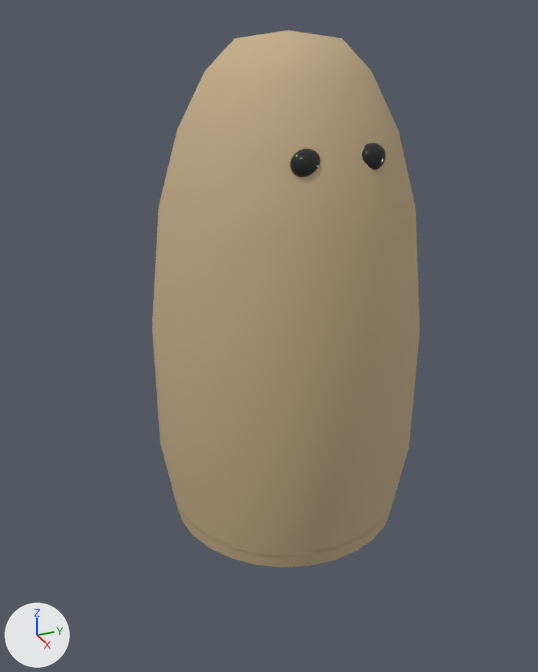
The glTF model assets/shared/costumes/costume_sack.glb as it was, and as the next commit left it.
Rendered twice from a 50 mm camera at (1.875, -0.899, 2.002) aimed at (-0.055, -0.03, 1.037). Arrows for +X, +Y and +Z are at lower left; the lights stay in place. The first picture is the older version.

Names of what the first picture shows: 'sack', 'tie' and 2 more.
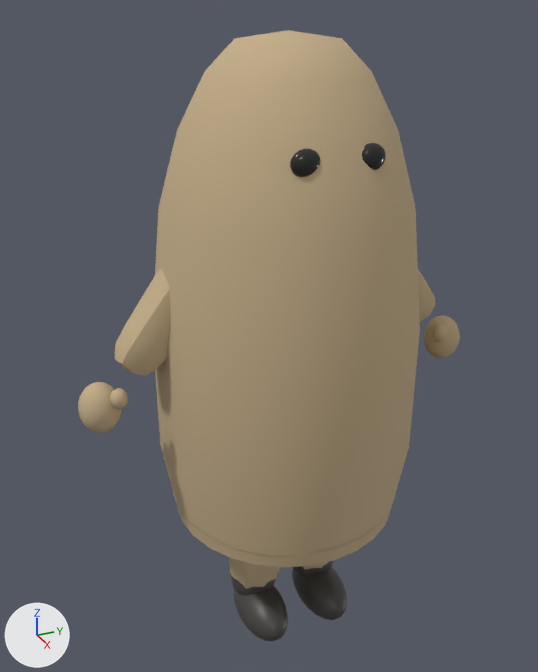
Changed parts and their boxes [x1, y1, x2, y2] in the pictures (538 x 672 px):
'suit', added (mostly hidden)
    after: [115, 269, 435, 589]
'bootR', added
    after: [234, 586, 288, 642]
'bootL', added
    after: [292, 568, 347, 620]
'mittR', added
    after: [78, 382, 121, 433]
'mittL', added
    after: [424, 315, 460, 358]
'ankleR', added
    after: [230, 574, 275, 596]
'thumbmR', added
    after: [110, 388, 128, 409]
'ankleL', added
    after: [293, 561, 333, 576]
'thumbmL', added
    after: [432, 324, 447, 342]

The change, as a diff of the scene's bpy script:
```diff
--- a/assets/shared/costumes/costume_sack.glb.py
+++ b/assets/shared/costumes/costume_sack.glb.py
@@ mat_boot @@
+mat_boot = bpy.data.materials.new('boot')
+# nodes: BsdfPrincipled, Mix, OutputMaterial, VertexColor
+# colours: dark grey #45423f, mixed with the vertex colours
@@ me_thumbmr @@
+me_thumbmr.from_pydata(...)  # a UV sphere (12 segments, 8 rings, poles along z) spanning x 0.033..0.083, y -0.5605..-0.5105, z 0.9584..1.0184
+me_thumbmr.materials.append(mat_sack)
@@ me_thumbml @@
+me_thumbml.from_pydata(...)  # a UV sphere (12 segments, 8 rings, poles along z) spanning x 0.033..0.083, y 0.5105..0.5605, z 0.9584..1.0184
+me_thumbml.materials.append(mat_sack)
@@ me_suit @@
+me_suit.from_pydata(...)  # 368 vertices, 710 faces; spans x -0.143..0.143, y -0.527..0.527, z 0.115..1.519
+me_suit.materials.append(mat_sack)
@@ me_mittr @@
+me_mittr.from_pydata(...)  # a UV sphere (18 segments, 12 rings, poles along z) spanning x -0.047..0.071, y -0.642..-0.522, z 0.873..1.023
+me_mittr.materials.append(mat_sack)
@@ me_mittl @@
+me_mittl.from_pydata(...)  # a UV sphere (18 segments, 12 rings, poles along z) spanning x -0.047..0.071, y 0.522..0.642, z 0.873..1.023
+me_mittl.materials.append(mat_sack)
@@ me_bootr @@
+me_bootr.from_pydata(...)  # a UV sphere (18 segments, 12 rings, poles along z) spanning x -0.088..0.208, y -0.195..-0.035, z -0.01..0.15
+me_bootr.materials.append(mat_boot)
@@ me_bootl @@
+me_bootl.from_pydata(...)  # a UV sphere (18 segments, 12 rings, poles along z) spanning x -0.088..0.208, y 0.035..0.195, z -0.01..0.15
+me_bootl.materials.append(mat_boot)
@@ me_ankler @@
+me_ankler.from_pydata(...)  # a UV sphere (16 segments, 10 rings, poles along z) spanning x -0.08..0.08, y -0.195..-0.035, z 0.07..0.25
+me_ankler.materials.append(mat_boot)
@@ me_anklel @@
+me_anklel.from_pydata(...)  # a UV sphere (16 segments, 10 rings, poles along z) spanning x -0.08..0.08, y 0.035..0.195, z 0.07..0.25
+me_anklel.materials.append(mat_boot)
@@ ob_thumbmr @@
+ob_thumbmr = bpy.data.objects.new('thumbmR', me_thumbmr)
+ob_thumbmr.location = (0.0, 0.0, 0.0)
@@ ob_thumbml @@
+ob_thumbml = bpy.data.objects.new('thumbmL', me_thumbml)
+ob_thumbml.location = (0.0, 0.0, 0.0)
@@ ob_suit @@
+ob_suit = bpy.data.objects.new('suit', me_suit)
+ob_suit.location = (0.0, 0.0, 0.0)
@@ ob_mittr @@
+ob_mittr = bpy.data.objects.new('mittR', me_mittr)
+ob_mittr.location = (0.0, 0.0, 0.0)
@@ ob_mittl @@
+ob_mittl = bpy.data.objects.new('mittL', me_mittl)
+ob_mittl.location = (0.0, 0.0, 0.0)
@@ ob_bootr @@
+ob_bootr = bpy.data.objects.new('bootR', me_bootr)
+ob_bootr.location = (0.0, 0.0, 0.0)
@@ ob_bootl @@
+ob_bootl = bpy.data.objects.new('bootL', me_bootl)
+ob_bootl.location = (0.0, 0.0, 0.0)
@@ ob_ankler @@
+ob_ankler = bpy.data.objects.new('ankleR', me_ankler)
+ob_ankler.location = (0.0, 0.0, 0.0)
@@ ob_anklel @@
+ob_anklel = bpy.data.objects.new('ankleL', me_anklel)
+ob_anklel.location = (0.0, 0.0, 0.0)
```
